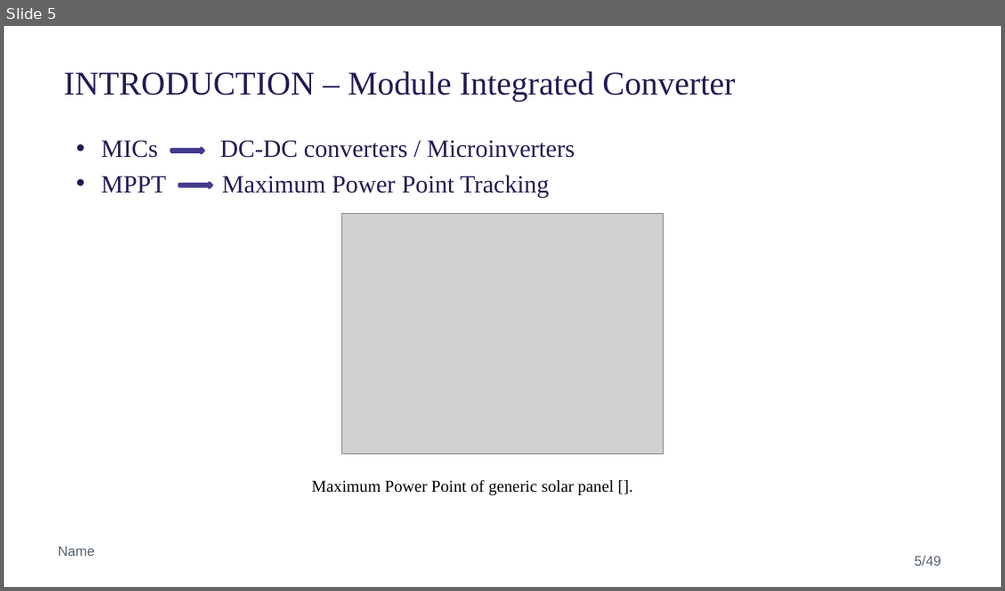
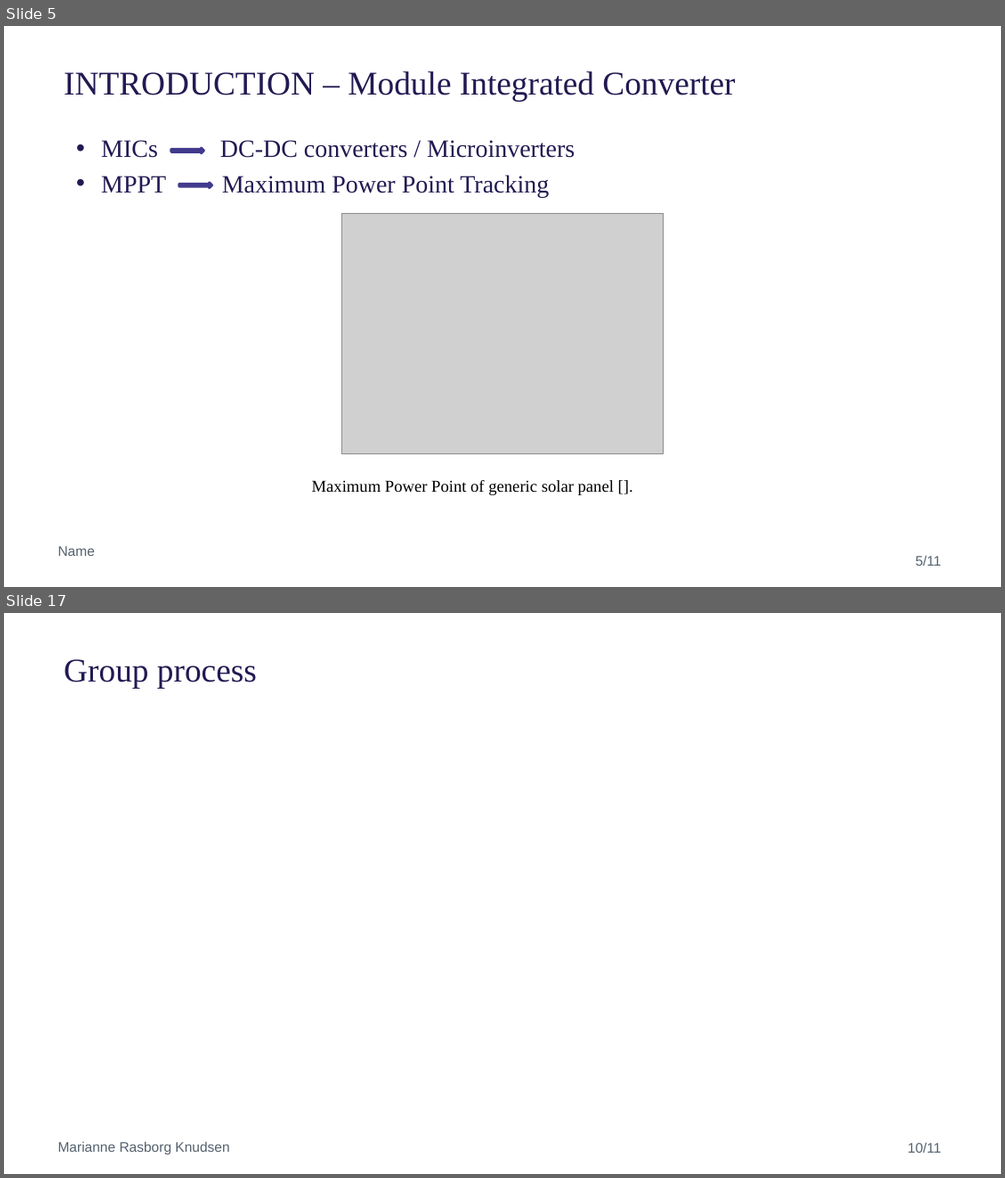
Before and after one commit to NicolaiFransen/Semester-Project-PED1, a slide deck: Reports/Presentation_P0_11_10.pptx. Shown one above the other, each under a label of ours: slide 5 before the commit, slides 5 and 17 after it; the slides between them are not shown. The pictures are 1005x591 and 1005x1178 pixels, drawn with LibreOffice and Linux fonts; fonts in the diff are those of the drawing; grey boxes stand for pictures; background and template pictures are left out. Boxes give left, top, right and bottom in pixels: in the first picture for what was removed or moved away, otherwise in the second. Text is boxed around its words. In the diff, an @@ line names an element or a change of style, - is before the commit and + after.

```diff
--- a/Reports/Presentation_P0_11_10.pptx
+++ b/Reports/Presentation_P0_11_10.pptx
@@ slide 17 added at [4, 613, 1001, 1174], background #FFFFFF @@
@@ title added at [64, 659, 257, 688], 24 pt, text #211A52 @@
+Group process
@@ text added at [58, 1141, 229, 1154], 10 pt, text #54616E @@
+Marianne Rasborg Knudsen
@@ text added at [907, 1143, 941, 1152], 10 pt, text #54616E @@
+10/11
@@ page number at [915, 556, 941, 565]: text changed @@
-5/49
+5/11
```
Also in this commit, not shown: 8 slides changed.
